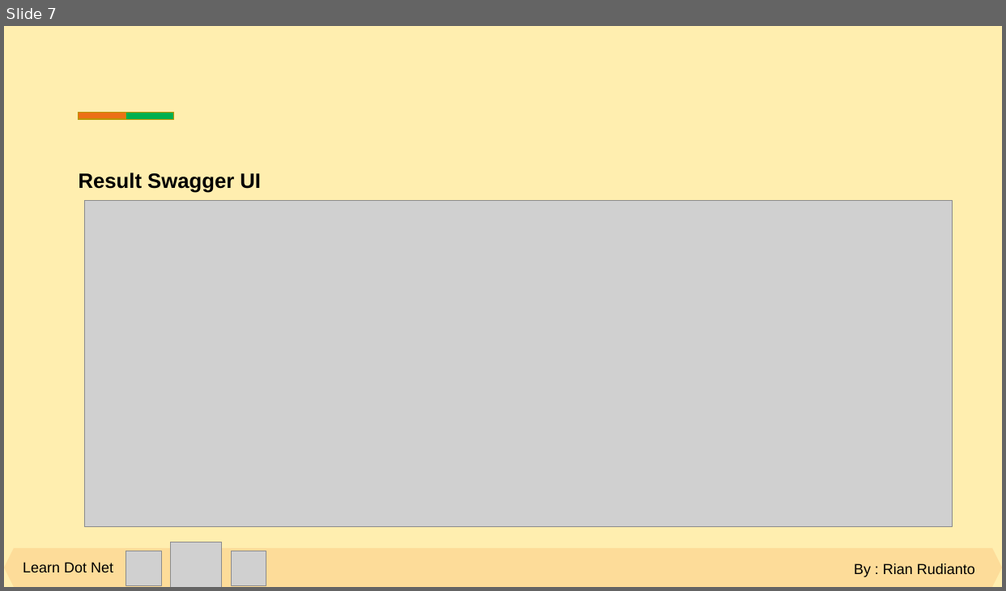
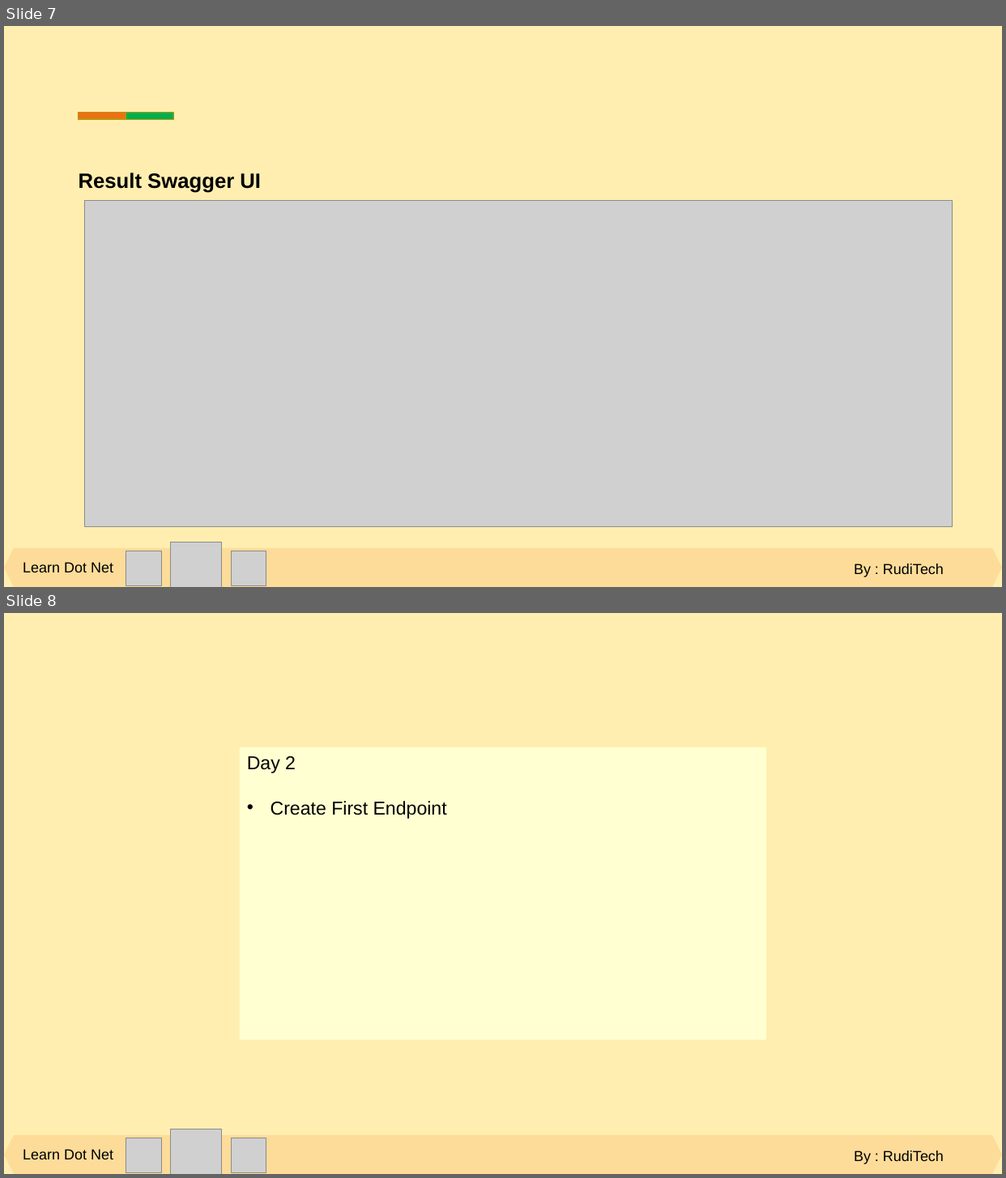
Before and after one commit to rudianto0/belajar-dot-net, a slide deck: Slide Materi.pptx. Shown one above the other, each under a label of ours: slide 7 before the commit, slides 7 and 8 after it. The pictures are 1006x591 and 1006x1178 pixels, drawn with LibreOffice and Linux fonts; fonts in the diff are those of the drawing; grey boxes stand for pictures. Boxes give left, top, right and bottom in pixels: in the first picture for what was removed or moved away, otherwise in the second. Text is boxed around its words. In the diff, an @@ line names an element or a change of style, - is before the commit and + after.

```diff
--- a/Slide Materi.pptx
+++ b/Slide Materi.pptx
@@ slide 8 added at (x1=4, y1=613, x2=1002, y2=1174), background #FFEEAF @@
@@ rectangle added at (x1=240, y1=747, x2=767, y2=1041), fill #FFFFD1 @@
@@ text added at (x1=247, y1=756, x2=447, y2=819), 18 pt, text #000000 @@
+Day 2
+• Create First Endpoint
@@ hexagon added at (x1=4, y1=1135, x2=1002, y2=1174), fill #FDDC99 @@
@@ picture added at (x1=126, y1=1139, x2=161, y2=1174) @@
@@ picture added at (x1=170, y1=1129, x2=222, y2=1174) @@
@@ picture added at (x1=231, y1=1139, x2=266, y2=1174) @@
@@ text added at (x1=23, y1=1149, x2=113, y2=1160), 14 pt, text #000000 @@
+Learn Dot Net
@@ text added at (x1=854, y1=1151, x2=944, y2=1165), 14 pt, text #000000 @@
+By : RudiTech
@@ slide 7 changed as well @@
@@ text at (x1=854, y1=564, x2=944, y2=578): text changed @@
-By : Rian Rudianto
+By : RudiTech
```
Also in this commit, not shown: 6 other slides changed, 6 other slides added.
